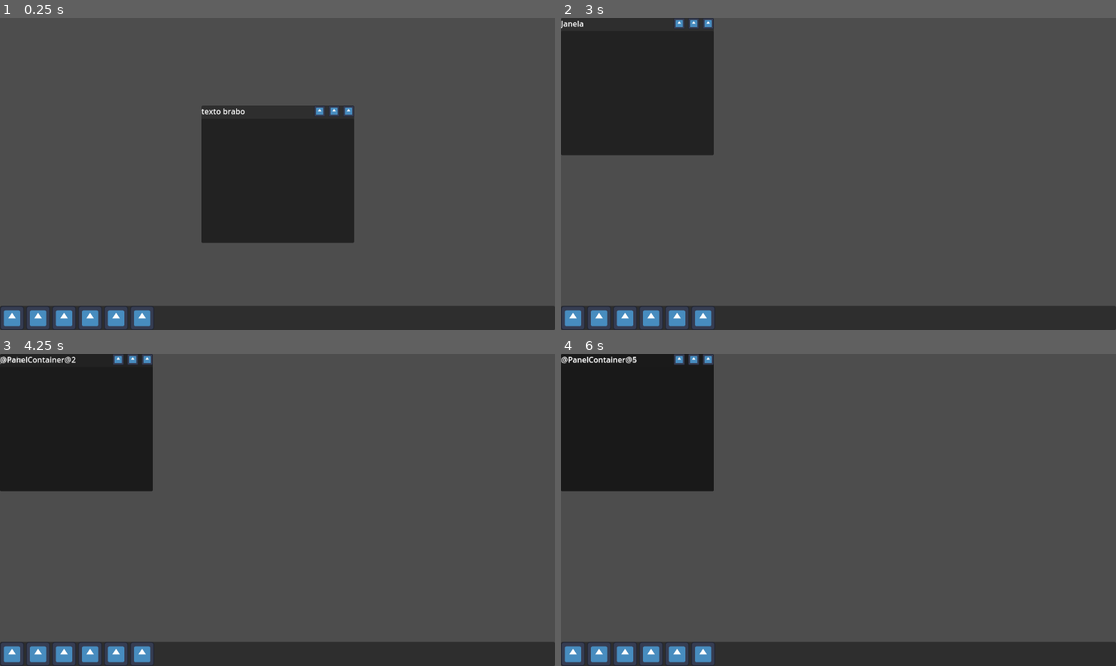
Above: before the commit, frames 1-4 (two rows, left to right).
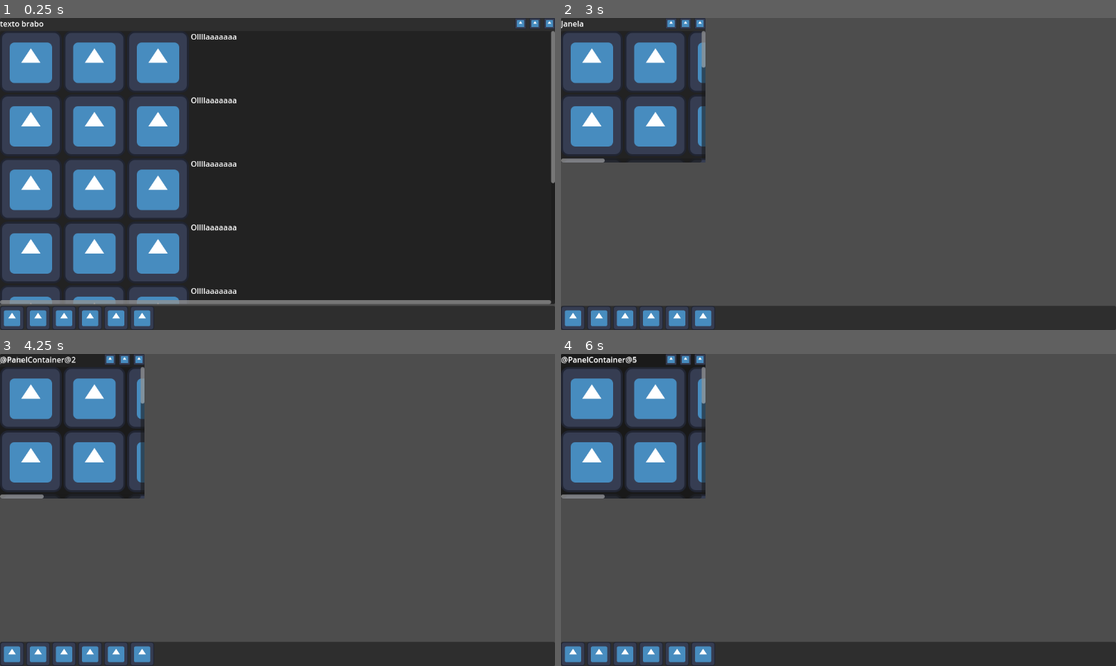
Above: after the commit, the same moments.

Repository: Leonardolucas09/jogo-de-terror
Game: Godot game, scene res://Cenas/CenaPC.tscn
Two runs of this game, one before a commit and one after it. Both use one fixed random seed, a clock stepped at 60 frames per second and the inputs below. The engine's default icon, where the game draws it, is replaced by a stand-in: a white triangle on a blue panel in a dark square.
Inputs (mouse positions are in pixels of both pictures, inside the frame that each line leads up to; where the layout moved, square brackets give the same spot in the first picture):
- Up to frame 1 (0.25 s): no input
- Up to frame 2 (3 s): click (1082, 24) [882, 111] at 0.5 s; click (1093, 24) [894, 111] at 1.25 s; click (1110, 24) [910, 111] at 2 s; click (572, 317) at 2.75 s
- Up to frame 3 (4.25 s): click (38, 653) at 3.5 s
- Up to frame 4 (6 s): click (627, 653) at 4.25 s; click (649, 653) at 5 s; click (677, 653) at 5.75 s

The runs differ from the first frame. In frame 1, 68% of the frame differs, in the area x 0-100%, y 0-92%; in frame 2, 10%; in frame 3, 10%; in frame 4, 11%.

Commit message:
Ajustes da tela

Diff:
--- a/Cenas/CenaPC.tscn
+++ b/Cenas/CenaPC.tscn
@@ -27,20 +27,17 @@
 alignment = 2
 
 [node name="Janelas" type="Control" parent="VBoxContainer"]
+clip_contents = true
 layout_mode = 2
 size_flags_vertical = 3
 
 [node name="Janela" parent="VBoxContainer/Janelas" instance=ExtResource("8_6hu23")]
 layout_mode = 1
-anchors_preset = 8
-anchor_left = 0.5
-anchor_top = 0.5
-anchor_right = 0.5
-anchor_bottom = 0.5
-offset_left = -158.5
-offset_top = -115.5
-offset_right = 158.5
-offset_bottom = 169.5
+anchors_preset = 15
+anchor_right = 1.0
+anchor_bottom = 1.0
+offset_right = 0.0
+offset_bottom = 0.0
 grow_horizontal = 2
 grow_vertical = 2
 
--- a/Cenas/janelaPadrao.gd
+++ b/Cenas/janelaPadrao.gd
@@ -11,6 +11,8 @@
 var InitialSize : Vector2 # Vetor com o tamanho inicial da janela
 @export var grabThreshold := 25 # Espaço que o mouse vai detectar a possibilidade de mover a tela
 @export var resizeThreshold := 5 # Espaço que o moude vai detectar a possiblidade de dimensionar a tela
+@export var minLargura := 200 # Largura minimo que a Janela pode ter
+@export var minAltura := 200 # Altura minimo que a Janela pode ter
 
 func _criado(_name="sem Nome"): # Função que sera chamada pelo icone para setar as infomações iniciais
 	Titulo.text = name
@@ -63,15 +65,15 @@
 			var newLargura = get_size().x # Cria uma nova variavel com o tamanho atual da Janela
 			var newAltura = get_size().y # --
 
-			if ResizeX:
+			if ResizeX && (InitialSize.x - (start.x - event.position.x)) >= minLargura && initialPosition.x == 0:
 				newLargura = InitialSize.x - (start.x - event.position.x) # Adiciona a diferença da posição inicial do mouse menos sua posição atual na variavel
-			if ResizeY:
+			if ResizeY && (InitialSize.y - (start.y - event.position.y)) >= minAltura && initialPosition.y == 0:
 				newAltura = InitialSize.y - (start.y - event.position.y) # --
 
-			if initialPosition.x != 0: # Condição chamada apenas quando estamos redimencionando a lateral esquerda
+			if initialPosition.x != 0 && (InitialSize.x + (start.x - event.position.x)) >= minLargura: # Condição chamada apenas quando estamos redimencionando a lateral esquerda
 				newLargura = InitialSize.x + (start.x - event.position.x)
 				set_position(Vector2(initialPosition.x - (newLargura - InitialSize.x), get_position().y))
-			if initialPosition.y != 0: # Condição chamada apenas quando estamos redimencionando a borda superior
+			if initialPosition.y != 0 && (InitialSize.y + (start.y - event.position.y)) >= minAltura: # Condição chamada apenas quando estamos redimencionando a borda superior
 				newAltura = InitialSize.y + (start.y - event.position.y)
 				set_position(Vector2(get_position().y, initialPosition.y - (newAltura - InitialSize.y)))
 
--- /dev/null
+++ b/Recursos/Janela Padrao Design.tscn
@@ -0,0 +1,229 @@
+[gd_scene load_steps=4 format=3 uid="uid://d1jj5g136x4wc"]
+
+[ext_resource type="Texture2D" uid="uid://db25k11hfysgv" path="res://sprites/icon.svg" id="1_laiov"]
+[ext_resource type="Texture2D" uid="uid://dw4jbrduipofc" path="res://sprites/icon_blue.svg" id="2_lh11r"]
+[ext_resource type="Texture2D" uid="uid://d4lauovvesmfj" path="res://sprites/icon_green.svg" id="3_hpvtw"]
+
+[node name="Control" type="Control"]
+clip_contents = true
+custom_minimum_size = Vector2(1000, 1000)
+layout_mode = 3
+anchors_preset = 0
+offset_right = 1155.0
+offset_bottom = 1216.0
+size_flags_horizontal = 0
+size_flags_vertical = 2
+
+[node name="VBoxContainer" type="VBoxContainer" parent="."]
+layout_mode = 1
+anchors_preset = 10
+anchor_right = 1.0
+offset_bottom = 920.0
+grow_horizontal = 2
+
+[node name="HBoxContainer" type="HBoxContainer" parent="VBoxContainer"]
+layout_mode = 2
+
+[node name="TextureRect" type="TextureRect" parent="VBoxContainer/HBoxContainer"]
+layout_mode = 2
+texture = ExtResource("1_laiov")
+stretch_mode = 1
+
+[node name="TextureRect2" type="TextureRect" parent="VBoxContainer/HBoxContainer"]
+layout_mode = 2
+texture = ExtResource("2_lh11r")
+stretch_mode = 1
+
+[node name="TextureRect3" type="TextureRect" parent="VBoxContainer/HBoxContainer"]
+layout_mode = 2
+texture = ExtResource("3_hpvtw")
+stretch_mode = 1
+
+[node name="Label" type="Label" parent="VBoxContainer/HBoxContainer"]
+layout_mode = 2
+size_flags_vertical = 0
+text = "Ollllaaaaaaa"
+
+[node name="HBoxContainer2" type="HBoxContainer" parent="VBoxContainer"]
+layout_mode = 2
+
+[node name="TextureRect" type="TextureRect" parent="VBoxContainer/HBoxContainer2"]
+layout_mode = 2
+texture = ExtResource("1_laiov")
+stretch_mode = 1
+
+[node name="TextureRect2" type="TextureRect" parent="VBoxContainer/HBoxContainer2"]
+layout_mode = 2
+texture = ExtResource("2_lh11r")
+stretch_mode = 1
+
+[node name="TextureRect3" type="TextureRect" parent="VBoxContainer/HBoxContainer2"]
+layout_mode = 2
+texture = ExtResource("3_hpvtw")
+stretch_mode = 1
+
+[node name="Label" type="Label" parent="VBoxContainer/HBoxContainer2"]
+layout_mode = 2
+size_flags_vertical = 0
+text = "Ollllaaaaaaa"
+
+[node name="HBoxContainer3" type="HBoxContainer" parent="VBoxContainer"]
+layout_mode = 2
+
+[node name="TextureRect" type="TextureRect" parent="VBoxContainer/HBoxContainer3"]
+layout_mode = 2
+texture = ExtResource("1_laiov")
+stretch_mode = 1
+
+[node name="TextureRect2" type="TextureRect" parent="VBoxContainer/HBoxContainer3"]
+layout_mode = 2
+texture = ExtResource("2_lh11r")
+stretch_mode = 1
+
+[node name="TextureRect3" type="TextureRect" parent="VBoxContainer/HBoxContainer3"]
+layout_mode = 2
+texture = ExtResource("3_hpvtw")
+stretch_mode = 1
+
+[node name="Label" type="Label" parent="VBoxContainer/HBoxContainer3"]
+layout_mode = 2
+size_flags_vertical = 0
+text = "Ollllaaaaaaa"
+
+[node name="HBoxContainer4" type="HBoxContainer" parent="VBoxContainer"]
+layout_mode = 2
+
+[node name="TextureRect" type="TextureRect" parent="VBoxContainer/HBoxContainer4"]
+layout_mode = 2
+texture = ExtResource("1_laiov")
+stretch_mode = 1
+
+[node name="TextureRect2" type="TextureRect" parent="VBoxContainer/HBoxContainer4"]
+layout_mode = 2
+texture = ExtResource("2_lh11r")
+stretch_mode = 1
+
+[node name="TextureRect3" type="TextureRect" parent="VBoxContainer/HBoxContainer4"]
+layout_mode = 2
+texture = ExtResource("3_hpvtw")
+stretch_mode = 1
+
+[node name="Label" type="Label" parent="VBoxContainer/HBoxContainer4"]
+layout_mode = 2
+size_flags_vertical = 0
+text = "Ollllaaaaaaa"
+
+[node name="HBoxContainer5" type="HBoxContainer" parent="VBoxContainer"]
+layout_mode = 2
+
+[node name="TextureRect" type="TextureRect" parent="VBoxContainer/HBoxContainer5"]
+layout_mode = 2
+texture = ExtResource("1_laiov")
+stretch_mode = 1
+
+[node name="TextureRect2" type="TextureRect" parent="VBoxContainer/HBoxContainer5"]
+layout_mode = 2
+texture = ExtResource("2_lh11r")
+stretch_mode = 1
+
+[node name="TextureRect3" type="TextureRect" parent="VBoxContainer/HBoxContainer5"]
+layout_mode = 2
+texture = ExtResource("3_hpvtw")
+stretch_mode = 1
+
+[node name="Label" type="Label" parent="VBoxContainer/HBoxContainer5"]
+layout_mode = 2
+size_flags_vertical = 0
+text = "Ollllaaaaaaa"
+
+[node name="HBoxContainer6" type="HBoxContainer" parent="VBoxContainer"]
+layout_mode = 2
+
+[node name="TextureRect" type="TextureRect" parent="VBoxContainer/HBoxContainer6"]
+layout_mode = 2
+texture = ExtResource("1_laiov")
+stretch_mode = 1
+
+[node name="TextureRect2" type="TextureRect" parent="VBoxContainer/HBoxContainer6"]
+layout_mode = 2
+texture = ExtResource("2_lh11r")
+stretch_mode = 1
+
+[node name="TextureRect3" type="TextureRect" parent="VBoxContainer/HBoxContainer6"]
+layout_mode = 2
+texture = ExtResource("3_hpvtw")
+stretch_mode = 1
+
+[node name="Label" type="Label" parent="VBoxContainer/HBoxContainer6"]
+layout_mode = 2
+size_flags_vertical = 0
+text = "Ollllaaaaaaa"
+
+[node name="HBoxContainer7" type="HBoxContainer" parent="VBoxContainer"]
+layout_mode = 2
+
+[node name="TextureRect" type="TextureRect" parent="VBoxContainer/HBoxContainer7"]
+layout_mode = 2
+texture = ExtResource("1_laiov")
+stretch_mode = 1
+
+[node name="TextureRect2" type="TextureRect" parent="VBoxContainer/HBoxContainer7"]
+layout_mode = 2
+texture = ExtResource("2_lh11r")
+stretch_mode = 1
+
+[node name="TextureRect3" type="TextureRect" parent="VBoxContainer/HBoxContainer7"]
+layout_mode = 2
+texture = ExtResource("3_hpvtw")
+stretch_mode = 1
+
+[node name="Label" type="Label" parent="VBoxContainer/HBoxContainer7"]
+layout_mode = 2
+size_flags_vertical = 0
+text = "Ollllaaaaaaa"
+
+[node name="HBoxContainer8" type="HBoxContainer" parent="VBoxContainer"]
+layout_mode = 2
+
+[node name="TextureRect" type="TextureRect" parent="VBoxContainer/HBoxContainer8"]
+layout_mode = 2
+texture = ExtResource("1_laiov")
+stretch_mode = 1
+
+[node name="TextureRect2" type="TextureRect" parent="VBoxContainer/HBoxContainer8"]
+layout_mode = 2
+texture = ExtResource("2_lh11r")
+stretch_mode = 1
+
+[node name="TextureRect3" type="TextureRect" parent="VBoxContainer/HBoxContainer8"]
+layout_mode = 2
+texture = ExtResource("3_hpvtw")
+stretch_mode = 1
+
+[node name="Label" type="Label" parent="VBoxContainer/HBoxContainer8"]
+layout_mode = 2
+size_flags_vertical = 0
+text = "Ollllaaaaaaa"
+
+[node name="HBoxContainer9" type="HBoxContainer" parent="VBoxContainer"]
+layout_mode = 2
+
+[node name="TextureRect" type="TextureRect" parent="VBoxContainer/HBoxContainer9"]
+layout_mode = 2
+texture = ExtResource("1_laiov")
+stretch_mode = 1
+
+[node name="TextureRect2" type="TextureRect" parent="VBoxContainer/HBoxContainer9"]
+layout_mode = 2
+texture = ExtResource("2_lh11r")
+stretch_mode = 1
+
+[node name="TextureRect3" type="TextureRect" parent="VBoxContainer/HBoxContainer9"]
+layout_mode = 2
+texture = ExtResource("3_hpvtw")
+stretch_mode = 1
+
+[node name="Label" type="Label" parent="VBoxContainer/HBoxContainer9"]
+layout_mode = 2
+size_flags_vertical = 0
+text = "Ollllaaaaaaa"
--- a/Recursos/JanelaPadrao.tscn
+++ b/Recursos/JanelaPadrao.tscn
@@ -1,14 +1,15 @@
-[gd_scene load_steps=5 format=3 uid="uid://ctf1rx04hb2ln"]
+[gd_scene load_steps=6 format=3 uid="uid://ctf1rx04hb2ln"]
 
 [ext_resource type="Script" uid="uid://d22ndn8yq0urn" path="res://Cenas/janelaPadrao.gd" id="1_cekff"]
 [ext_resource type="Texture2D" uid="uid://cgscbwmttdfv5" path="res://sprites/icon_white.svg" id="2_nowvy"]
 [ext_resource type="Texture2D" uid="uid://dw4jbrduipofc" path="res://sprites/icon_blue.svg" id="3_42s2y"]
 [ext_resource type="Texture2D" uid="uid://bee5l7ww4tvmh" path="res://sprites/icon_red.svg" id="4_fqa4v"]
+[ext_resource type="PackedScene" uid="uid://d1jj5g136x4wc" path="res://Recursos/Janela Padrao Design.tscn" id="5_nowvy"]
 
 [node name="Janela" type="PanelContainer" node_paths=PackedStringArray("Titulo")]
 clip_contents = true
-offset_right = 317.0
-offset_bottom = 285.0
+offset_right = 300.0
+offset_bottom = 300.0
 script = ExtResource("1_cekff")
 Titulo = NodePath("VBoxContainer/HBoxContainer/Titulo")
 
@@ -25,6 +26,8 @@
 layout_mode = 2
 size_flags_horizontal = 3
 text = "texto brabo"
+autowrap_trim_flags = 0
+clip_text = true
 
 [node name="MinimizarIcone" type="TextureButton" parent="VBoxContainer/HBoxContainer"]
 custom_minimum_size = Vector2(23, 0)
@@ -54,5 +57,11 @@
 
 [node name="ScrollContainer" type="ScrollContainer" parent="VBoxContainer/PanelContainer"]
 layout_mode = 2
+horizontal_scroll_mode = 2
+vertical_scroll_mode = 2
+
+[node name="Control" parent="VBoxContainer/PanelContainer/ScrollContainer" instance=ExtResource("5_nowvy")]
+layout_mode = 2
+size_flags_horizontal = 3
 
 [connection signal="button_down" from="VBoxContainer/HBoxContainer/FecharIcone" to="." method="_on_fechar_icone_button_down"]
